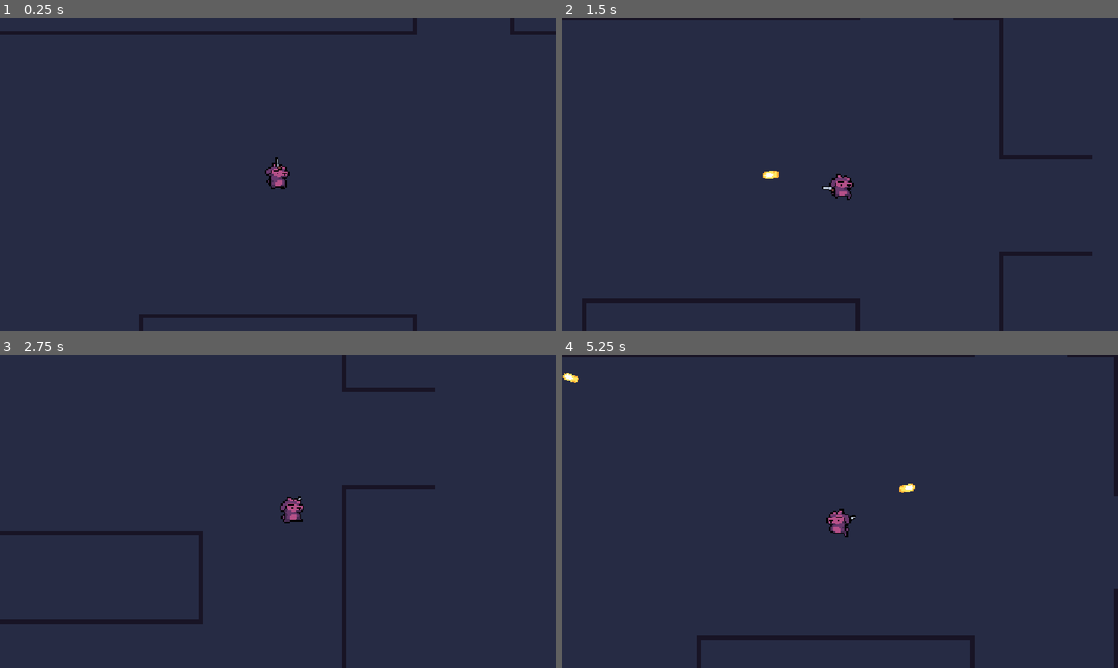
Above: before the commit, frames 1-4 (two rows, left to right).
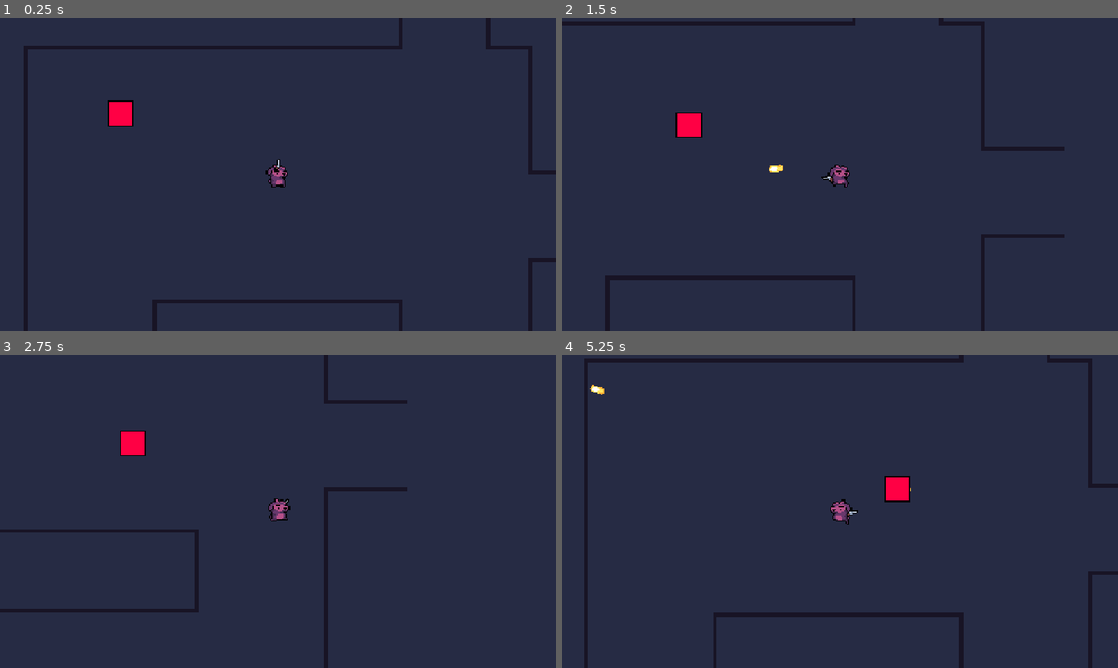
Above: after the commit, the same moments.

Repository: Jeremylikestoes/Prototype-1
Game: Godot game, scene res://game.tscn
Same seed, same stepped clock (60 frames per second), same inputs: the game is played once before the commit and once after it.
Inputs (mouse positions are in pixels of both pictures, inside the frame that each line leads up to):
- Up to frame 1 (0.25 s): no input
- Up to frame 2 (1.5 s): move the mouse to (962, 158) at 0.52 s; hold D (ui_right) 0.53-1.28 s; click (962, 158) at 0.6 s; move the mouse to (728, 190) at 1.27 s; hold S (ui_down) from 1.28 s (still down); click (728, 190) at 1.35 s
- Up to frame 3 (2.75 s): move the mouse to (333, 442) at 2.02 s; release S (ui_down) at 2.03 s; hold D (ui_right) from 2.03 s (still down); click (333, 442) at 2.1 s
- Up to frame 4 (5.25 s): move the mouse to (812, 574) at 2.77 s; release D (ui_right) at 2.78 s; hold W (ui_up) 2.78-3.53 s; click (812, 574) at 2.85 s; move the mouse to (1006, 558) at 3.52 s; hold A (ui_left) 3.53-5.03 s; click (1006, 558) at 3.6 s; move the mouse to (673, 464) at 4.27 s; click (673, 464) at 4.35 s; move the mouse to (867, 511) at 5.02 s; hold S (ui_down) from 5.03 s (still down); click (867, 511) at 5.1 s

The runs differ from the first frame. In frame 1, 5.0% of the frame differs, in the area x 0-100%, y 0-100%; in frame 2, 5.6%; in frame 3, 4.3%; in frame 4, 6.0%.

Commit message:
Added basic enemy ai but is still in the works

Diff:
--- a/prototype-#1/bullet.tscn
+++ b/prototype-#1/bullet.tscn
@@ -4,7 +4,7 @@
 [ext_resource type="Texture2D" uid="uid://c5twuk4ibamjk" path="res://Sprites/Bullet Sprite.png" id="2_v8qja"]
 
 [sub_resource type="SeparationRayShape2D" id="SeparationRayShape2D_v6r4t"]
-length = 13.0
+length = 15.0
 
 [node name="Bullet" type="Area2D" unique_id=888757183]
 script = ExtResource("1_v7oki")
@@ -14,7 +14,7 @@
 texture = ExtResource("2_v8qja")
 
 [node name="CollisionShape2D" type="CollisionShape2D" parent="." unique_id=152496140]
-position = Vector2(-6, 0)
+position = Vector2(-8, 0)
 rotation = -1.5707964
 shape = SubResource("SeparationRayShape2D_v6r4t")
 
--- /dev/null
+++ b/prototype-#1/enemy.gd
@@ -0,0 +1,15 @@
+extends CharacterBody2D
+
+
+@onready var player: CharacterBody2D = get_parent().get_node("Player")
+
+var speed: float = 75.0
+var should_chase: bool = true
+
+func _physics_process(delta: float) -> void:
+	if should_chase:
+		var target_position = player.global_position
+		var direction: Vector2 = (target_position - global_position).normalized()
+
+		velocity = lerp(velocity, direction * speed, 8.5 * delta)
+		move_and_slide()
--- /dev/null
+++ b/prototype-#1/enemy.tscn
@@ -0,0 +1,39 @@
+[gd_scene format=3 uid="uid://d0nkrqimljjrd"]
+
+[ext_resource type="Script" uid="uid://dk8vdmwajdxia" path="res://enemy.gd" id="1_4gyqm"]
+[ext_resource type="Texture2D" uid="uid://bo72mfpn2deq4" path="res://Sprites/Enemy Placeholder Sprite.png" id="2_qi2p4"]
+
+[sub_resource type="RectangleShape2D" id="RectangleShape2D_07orm"]
+
+[sub_resource type="RectangleShape2D" id="RectangleShape2D_gc083"]
+
+[sub_resource type="CircleShape2D" id="CircleShape2D_07orm"]
+radius = 50.0
+
+[sub_resource type="CircleShape2D" id="CircleShape2D_gc083"]
+radius = 70.0
+
+[node name="Enemy" type="CharacterBody2D" unique_id=1703504748]
+script = ExtResource("1_4gyqm")
+
+[node name="CollisionShape2D" type="CollisionShape2D" parent="." unique_id=1924230319]
+shape = SubResource("RectangleShape2D_07orm")
+disabled = true
+
+[node name="Sprite2D" type="Sprite2D" parent="." unique_id=2073764493]
+texture = ExtResource("2_qi2p4")
+
+[node name="Area2D" type="Area2D" parent="." unique_id=871218179]
+
+[node name="CollisionShape2D" type="CollisionShape2D" parent="Area2D" unique_id=1185714134]
+shape = SubResource("RectangleShape2D_gc083")
+
+[node name="enter_area" type="Area2D" parent="." unique_id=1704804992]
+
+[node name="CollisionShape2D" type="CollisionShape2D" parent="enter_area" unique_id=235733418]
+shape = SubResource("CircleShape2D_07orm")
+
+[node name="exit_area" type="Area2D" parent="." unique_id=997792375]
+
+[node name="CollisionShape2D" type="CollisionShape2D" parent="exit_area" unique_id=822591037]
+shape = SubResource("CircleShape2D_gc083")
--- a/prototype-#1/game.tscn
+++ b/prototype-#1/game.tscn
@@ -2,6 +2,7 @@
 
 [ext_resource type="PackedScene" uid="uid://7yplyh1l64ys" path="res://player.tscn" id="1_80nbo"]
 [ext_resource type="Texture2D" uid="uid://dbsmh33is0w5q" path="res://Sprites/Tilemap.png" id="2_e2o6t"]
+[ext_resource type="PackedScene" uid="uid://d0nkrqimljjrd" path="res://enemy.tscn" id="3_feb5d"]
 
 [sub_resource type="TileSetAtlasSource" id="TileSetAtlasSource_feb5d"]
 texture = ExtResource("2_e2o6t")
@@ -38,11 +39,20 @@
 physics_layer_0/collision_layer = 1
 sources/0 = SubResource("TileSetAtlasSource_feb5d")
 
-[node name="Game" type="Node2D" unique_id=2023269407]
+[node name="GameTree" type="Node2D" unique_id=2023269407]
+
+[node name="Player" parent="." unique_id=1648775095 instance=ExtResource("1_80nbo")]
+top_level = true
+light_mask = 2
+visibility_layer = 2
+
+[node name="Enemy" parent="." unique_id=1703504748 instance=ExtResource("3_feb5d")]
+top_level = true
+light_mask = 2
+visibility_layer = 2
+position = Vector2(-132, -51)
 
 [node name="TileMap" type="TileMap" parent="." unique_id=1198688083]
 tile_set = SubResource("TileSet_07orm")
 format = 2
 layer_0/tile_data = PackedInt32Array(-131078, 65536, 1, -65542, 65536, 1, -6, 65536, 1, 65530, 65536, 1, 131066, 65536, …(19415 unchanged characters)…
-
-[node name="Player" parent="." unique_id=1648775095 instance=ExtResource("1_80nbo")]
--- a/prototype-#1/player.tscn
+++ b/prototype-#1/player.tscn
@@ -108,7 +108,6 @@
 zoom = Vector2(3, 3)
 process_callback = 0
 limit_enabled = false
-position_smoothing_enabled = true
 position_smoothing_speed = 10.0
 
 [node name="GunPivot" type="Marker2D" parent="." unique_id=1519147454]
--- a/prototype-#1/project.godot
+++ b/prototype-#1/project.godot
@@ -17,6 +17,8 @@
 
 [display]
 
+window/size/viewport_width=1280
+window/size/viewport_height=720
 window/stretch/mode="canvas_items"
 window/stretch/aspect="expand"
 
Binary file added: prototype-#1/Sprites/Enemy Placeholder Sprite.png
Not shown, added: prototype-#1/Sprites/Enemy Placeholder Sprite.png.import
Not shown, added: prototype-#1/enemy.gd.uid
